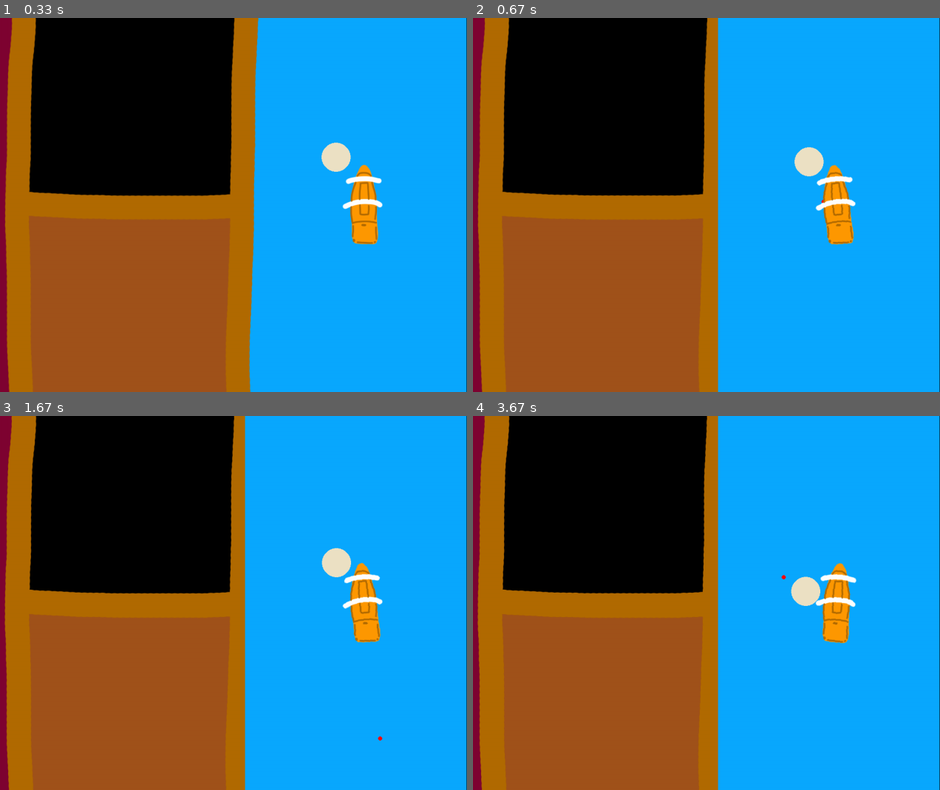
Above: before the commit, frames 1-4 (two rows, left to right).
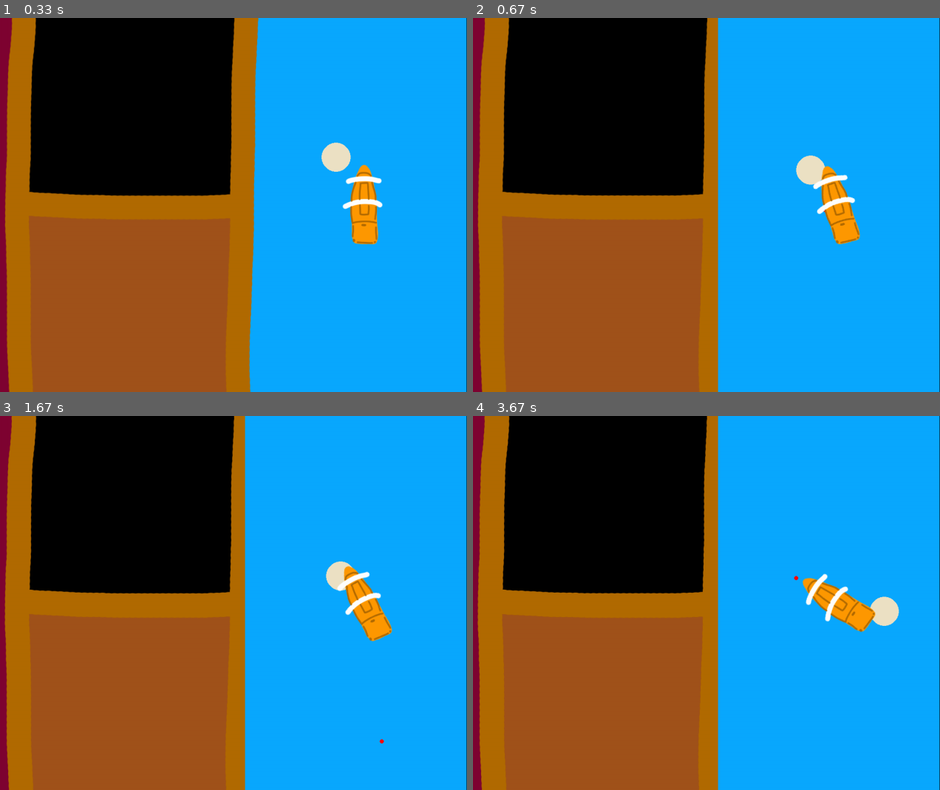
Above: after the commit, the same moments.

Repository: coffeemakingtoaster/Pyrates-pygame30
Game: pygame game, started from src/game_ui.py
Two runs of this game, one before a commit and one after it. Both use one fixed random seed, a clock stepped at 60 frames per second and the inputs below.
Inputs (mouse positions are in pixels of both pictures, inside the frame that each line leads up to):
- Up to frame 1 (0.33 s): no input
- Up to frame 2 (0.67 s): click (823, 193) at 0.38 s
- Up to frame 3 (1.67 s): click (354, 603) at 0.72 s; click (378, 733) at 1.55 s
- Up to frame 4 (3.67 s): click (827, 603) at 2.38 s; click (860, 745) at 2.72 s; click (739, 573) at 3.05 s; click (781, 569) at 3.38 s

Frame 1 is identical in both runs. In frame 2, 1.1% of the frame differs, in the area x 68-83%, y 34-61%; in frame 3, 1.5%; in frame 4, 2.2%, in the area x 65-92%, y 39-61%.

Commit message:
weis nicht genau

Diff:
--- a/src/game_ui.py
+++ b/src/game_ui.py
@@ -60,8 +60,8 @@
     currentangle = 0
     island_demo_x = 1250
     island_demo_y = 300
-    speed = 0.7
-    rotation_speed = 0.3
+    speed = 2
+    rotation_speed = 1
     ship_hit_box = pygame.Rect(1340, 440, 20, 20)
     clock = pygame.time.Clock()
 
--- /dev/null
+++ b/src/map.py
@@ -0,0 +1,7 @@
+import json
+import pygame
+import math
+
+
+
+def look_for_islands:
